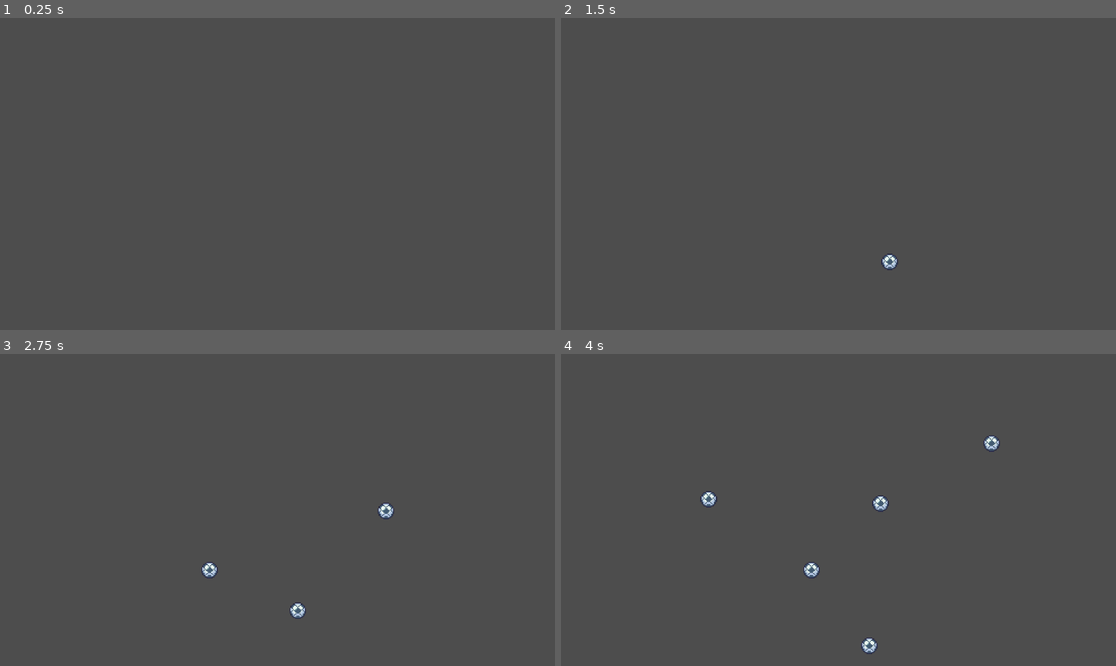
Above: before the commit, frames 1-4 (two rows, left to right).
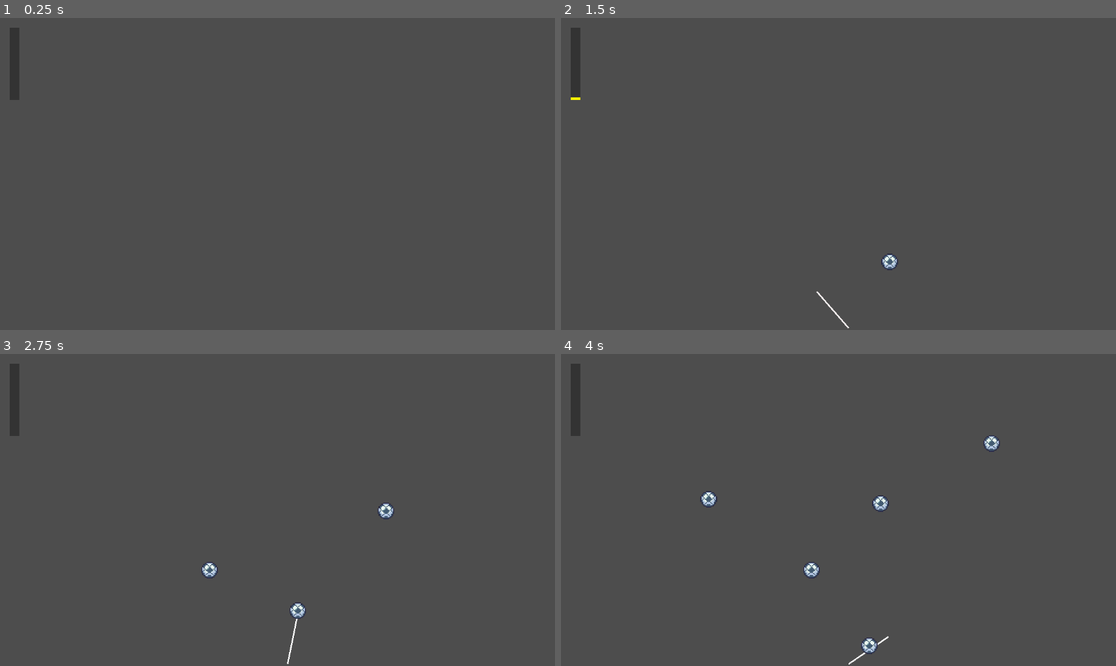
Above: after the commit, the same moments.

Repository: CY-F1/pool-game
Game: Godot game, scene res://world.tscn
The game is run twice, just before and just after one commit, with the same random seed, the same clock (stepped at 60 frames per second) and the same inputs.
Inputs (mouse positions are in pixels of both pictures, inside the frame that each line leads up to):
- Up to frame 1 (0.25 s): no input
- Up to frame 2 (1.5 s): tap Enter at 0.5 s; move the mouse to (960, 158) at 0.52 s; click (960, 158) at 0.67 s; move the mouse to (727, 189) at 1.27 s; click (727, 189) at 1.42 s
- Up to frame 3 (2.75 s): move the mouse to (333, 441) at 2.02 s; click (333, 441) at 2.17 s
- Up to frame 4 (4 s): move the mouse to (810, 572) at 2.77 s; click (810, 572) at 2.92 s; move the mouse to (1005, 556) at 3.52 s; click (1005, 556) at 3.67 s

The runs differ from the first frame. In frame 1, 0.4% of the frame differs, in the area x 1-4%, y 3-27%; in frame 2, 0.4%, in the area x 1-52%, y 3-100%; in frame 3, 0.4%; in frame 4, 0.4%.

Commit message:
first version

Diff:
--- a/pool-game/ball.gd
+++ b/pool-game/ball.gd
@@ -2,7 +2,6 @@
 extends RigidBody2D
 
 @export var size_level: int = 1
-@onready var sprite: Sprite2D = $Balls
 var merged_this_frame = false
 
 # Called when ball is spawned
@@ -13,38 +12,28 @@
 
 # Handle merging with another ball
 func try_merge(other: Ball):
-	if other.size_level == size_level and merged_this_frame == false:
+	if merged_this_frame or other.merged_this_frame:
+		return
+
+	if other.size_level == size_level:
 		other.queue_free()
 		print("merging")
 		var new_ball = preload("res://ball.tscn").instantiate()
 		new_ball.size_level = size_level + 1
 		new_ball.global_position = (global_position + other.global_position) / 2
 		new_ball.linear_velocity = Vector2((self.linear_velocity.x+other.linear_velocity.x), (self.linear_velocity.y+other.linear_velocity.y))
+		get_parent().call_deferred("add_child", new_ball)
+		new_ball.call_deferred("animate_merge")
 
-		get_parent().add_child(new_ball)
-		new_ball.animate_merge()
-		## Defer adding the new ball
-		#get_parent().call_deferred("add_child", new_ball)
-#
-		## Defer freeing both balls
-		#call_deferred("queue_free")
-		#other.call_deferred("queue_free")
-#
-		## Stop detecting collisions to prevent double merges
-		#set_deferred("monitoring", false)
-		#other.set_deferred("monitoring", false)
+		# Free old balls deferred
+		call_deferred("queue_free")
+		other.call_deferred("queue_free")
+
 		merged_this_frame = true
+		other.merged_this_frame = true
 
 		queue_free()
 
-
-
-#func update_size():
-	## Example: base size multiplied by size_level
-	#animate_merge()
-	#var scale_factor = 1.0 * size_level
-	#$scaled_stuff.scale = Vector2(scale_factor, scale_factor)
-	#$Ball_collision.scale = Vector2(scale_factor, scale_factor)
 func animate_merge() -> void:
 
 	# Target scale based on size_level
@@ -60,7 +49,7 @@
 	$scaled_stuff.scale = target_scale
 	$Ball_collision.scale = target_scale
 
-func _physics_process(delta):
+func _physics_process(_delta):
 	merged_this_frame = false  # reset every frame
 
 func _on_area_2d_body_entered(body) -> void:
--- a/pool-game/ball_spawner.gd
+++ b/pool-game/ball_spawner.gd
@@ -1,40 +1,42 @@
 extends Node2D
 
-@export var ball_scene = preload("res://ball.tscn")
+@export var ball_scene: PackedScene
 @export var min_power: float = 200
 @export var max_power: float = 1000
-@export var max_charge_time: float = 2.0  # seconds to reach max power
+@export var max_charge_time: float = 2.0	# seconds to reach full power
+
+@onready var power_bar = get_node("../CanvasLayer/Power Bar")  # adjust path
 
 
 var charging: bool = false
 var charge_time: float = 0.0
 var aim_direction: Vector2 = Vector2.ZERO
+var mouse_position: Vector2 = Vector2.ZERO
 
 func _process(delta):
 	if charging:
-		# Increase charge over time
-		charge_time += delta
-		charge_time = min(charge_time, max_charge_time)
-
-
+		# Increase charge over time (cap at max)
+		charge_time = min(charge_time + delta, max_charge_time)
+	queue_redraw()	# redraw the aiming line every frame
 
 func _input(event):
-	if event is InputEventMouseButton:
+	if event is InputEventMouseMotion:
+		mouse_position = event.position
+		aim_direction = (mouse_position - global_position).normalized()
+	elif event is InputEventMouseButton:
 		if event.button_index == MOUSE_BUTTON_LEFT:
 			if event.pressed:
 				# Start charging
 				charging = true
 				charge_time = 0.0
+				power_bar.start_charge()
 			else:
-				# Release: shoot
+				# Release shot
 				if charging:
-					shoot_ball(event.position)
+					shoot_ball(mouse_position)
 					charging = false
 					charge_time = 0.0
-
-	if event is InputEventMouseMotion:
-		# Update aim direction
-		aim_direction = (event.position - global_position).normalized()
+					power_bar.stop_charge()
 
 func shoot_ball(target_position: Vector2):
 	var ball = ball_scene.instantiate()
@@ -48,13 +50,11 @@
 	# Direction towards mouse
 	var direction = (target_position - global_position).normalized()
 
-	# Apply impulse to the ball
+	# Apply impulse to ball
 	ball.apply_impulse(direction * power)
 
-	# Optionally: start ball animation or size updates
-	if "animate_merge" in ball:
-		ball.call_deferred("animate_merge")
-
 func _draw():
-	# Draw aiming line for feedback
-	draw_line(Vector2.ZERO, aim_direction * 100, Color.RED, 10)
+	# Draw aiming line only while charging
+	var t = charge_time / max_charge_time
+	var color = Color(1.0, 1.0 - t, 1.0 - t)	# Turns red at full charge
+	draw_line(Vector2.ZERO, aim_direction * 100, color, 3.0)
--- /dev/null
+++ b/pool-game/power_bar.gd
@@ -0,0 +1,36 @@
+extends Node2D
+
+var charging: bool = false
+var charge_time: float = 0.0
+var max_charge_time: float = 2.0
+
+func start_charge():
+	charging = true
+	charge_time = 0.0
+
+func stop_charge():
+	charging = false
+	charge_time = 0.0
+	queue_redraw()
+
+func _process(delta):
+	if charging:
+		charge_time = min(charge_time + delta, max_charge_time)
+	queue_redraw()  # redraw every frame
+
+func get_power_ratio() -> float:
+	return clamp(charge_time / max_charge_time, 0.0, 1.0)
+
+func _draw():
+	var bar_width = 20
+	var bar_height = 150
+	var bar_pos = Vector2(20, 20)  # top-left screen
+
+	# Draw background
+	draw_rect(Rect2(bar_pos, Vector2(bar_width, bar_height)), Color(0.2, 0.2, 0.2))
+
+	if charging:
+		var t = get_power_ratio()
+		var fill_height = bar_height * t
+		var fill_color = Color(1.0, 1.0 - t, 0.0)  # yellow → red
+		draw_rect(Rect2(bar_pos.x, bar_pos.y + bar_height - fill_height, bar_width, fill_height), fill_color)
--- a/pool-game/project.godot
+++ b/pool-game/project.godot
@@ -12,5 +12,5 @@
 
 config/name="pool game"
 run/main_scene="uid://xwxs46lfl2wt"
-config/features=PackedStringArray("4.4", "Forward Plus")
+config/features=PackedStringArray("4.5", "Forward Plus")
 config/icon="res://icon.svg"
--- a/pool-game/world.tscn
+++ b/pool-game/world.tscn
@@ -1,7 +1,9 @@
-[gd_scene load_steps=3 format=3 uid="uid://xwxs46lfl2wt"]
+[gd_scene load_steps=5 format=3 uid="uid://xwxs46lfl2wt"]
 
 [ext_resource type="PackedScene" uid="uid://b3frkki0qkofy" path="res://table.tscn" id="1_fj7yv"]
+[ext_resource type="PackedScene" uid="uid://22r1hbc46gcs" path="res://ball.tscn" id="3_aqk2v"]
 [ext_resource type="PackedScene" uid="uid://deryexl81g3ad" path="res://ball_spawner.tscn" id="3_tlwt5"]
+[ext_resource type="Script" uid="uid://pt8311oa4sp2" path="res://power_bar.gd" id="4_aqk2v"]
 
 [node name="World" type="Node2D"]
 
@@ -10,3 +12,9 @@
 
 [node name="Ball_spawner" parent="." instance=ExtResource("3_tlwt5")]
 position = Vector2(597, 644)
+ball_scene = ExtResource("3_aqk2v")
+
+[node name="CanvasLayer" type="CanvasLayer" parent="."]
+
+[node name="Power Bar" type="Node2D" parent="CanvasLayer"]
+script = ExtResource("4_aqk2v")
Not shown, changed: pool-game/Balls.png.import
Not shown, changed: pool-game/icon.svg.import
Not shown, added: pool-game/power_bar.gd.uid
